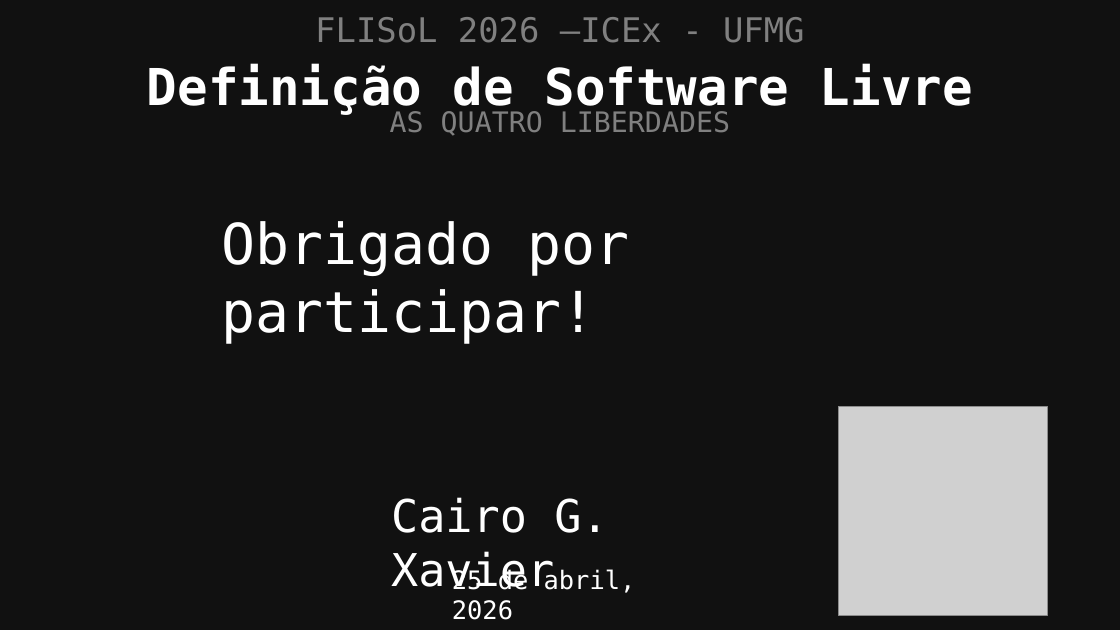
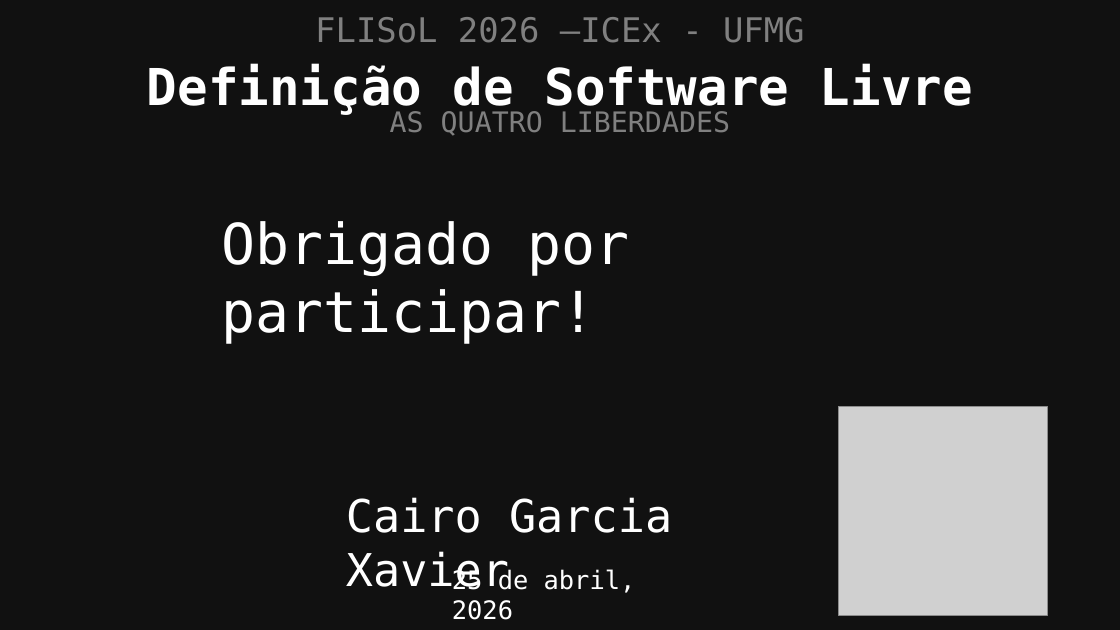
Before and after one commit to cairoGarcia/flisol-2026-ufmg, a slide deck: slide 18 of slides/definicao.odp. Drawn at 1120x630 pixels with LibreOffice and Linux fonts; fonts in the diff are those of the drawing; grey boxes stand for pictures. Boxes give left, top, right and bottom in pixels: in the first picture for what was removed or moved away, otherwise in the second. Text is boxed around its words. In the diff, an @@ line names an element or a change of style, - is before the commit and + after.

Commit message:
New 'soberania.odp'; Adjusted text inconsistence on 'definicao.odp'

```diff
--- a/slides/definicao.odp
+++ b/slides/definicao.odp
@@ text at (346,497,672,590): text changed @@
-Cairo G. Xavier
+Cairo Garcia Xavier
```
Also in this commit, not shown: 1 other slide changed, 2 other files.
